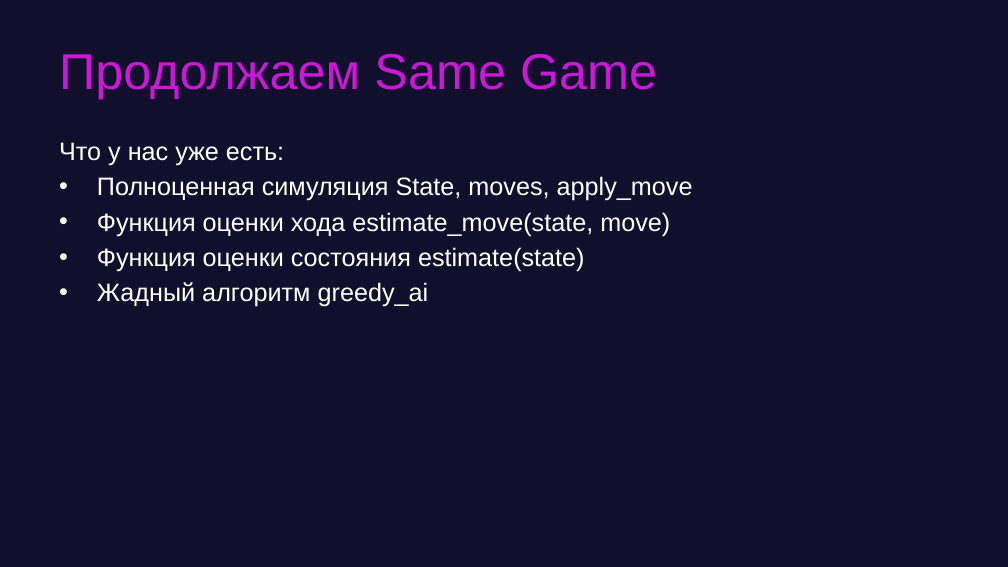
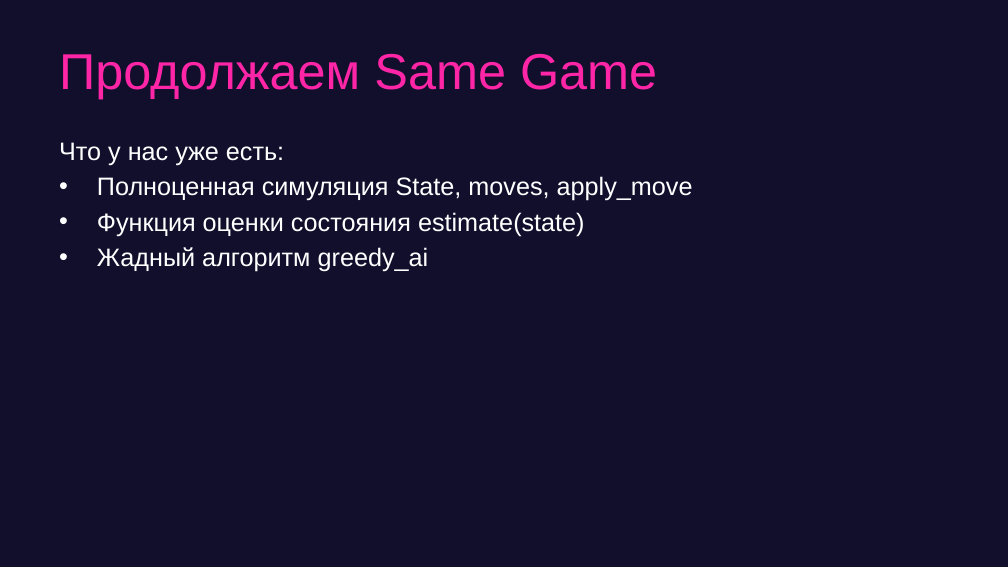
Before and after one commit to game-ai-course/game-ai-school, a slide deck: slide 2 of slides/online_4dx1.5h/day3-beam.pptx. Drawn at 1008x567 pixels with LibreOffice and Linux fonts; fonts in the diff are those of the drawing. Boxes give left, top, right and bottom in pixels: in the first picture for what was removed or moved away, otherwise in the second. Text is boxed around its words. In the diff, an @@ line names an element or a change of style, - is before the commit and + after.

```diff
--- a/slides/online_4dx1.5h/day3-beam.pptx
+++ b/slides/online_4dx1.5h/day3-beam.pptx
@@ title "Продолжаем Same Game" at <box>59,54,657,99</box>: text colour #CC17D8 to #FE25A7 @@
@@ text at <box>97,212,670,236</box>: paragraph removed @@
-• Функция оценки хода estimate_move(state, move)
```
Also in this commit, not shown: 37 other slides changed, 3 slides added, 1 slide removed, 12 other files.
